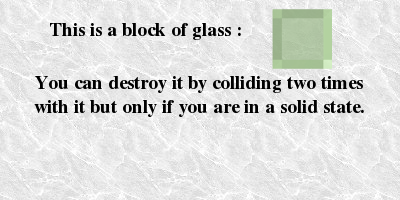
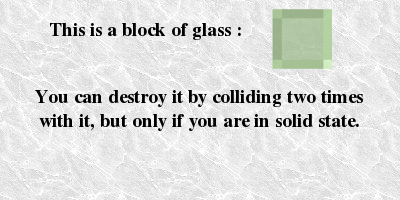
Comparing the layer stacks of the two 400 × 200 images. Changes:
painted on "You can destroy it by collidin..." over [34, 76, 364, 131]
